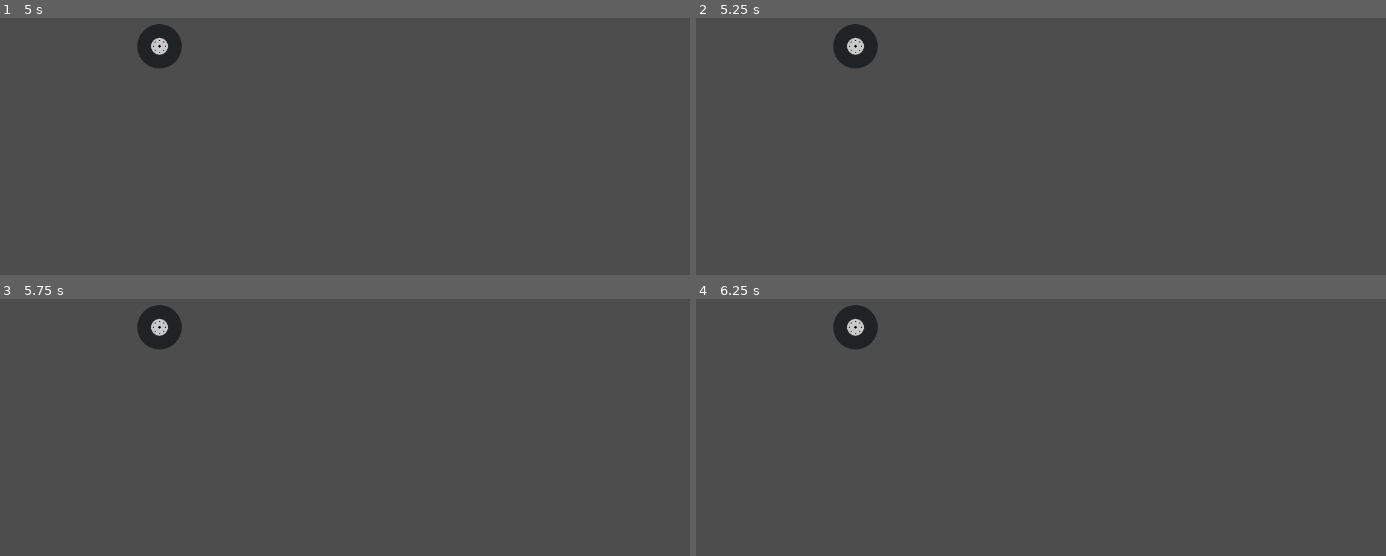
Above: before the commit, frames 1-4 (two rows, left to right).
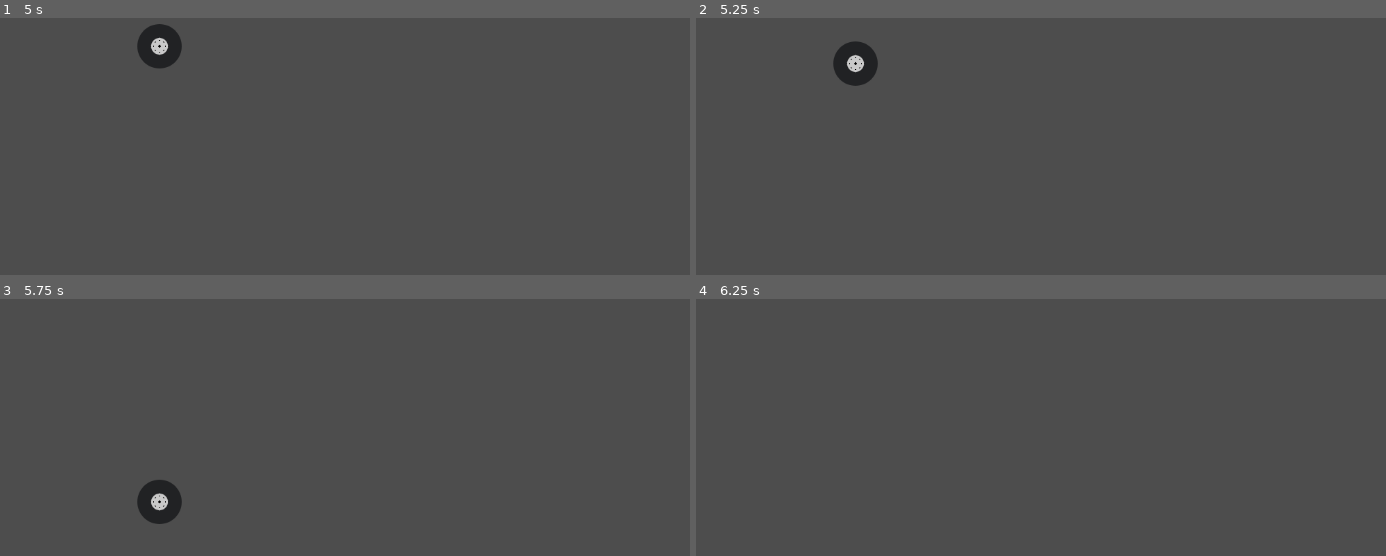
Above: after the commit, the same moments.

Repository: LiquidFun/Grandpas-Hill-Racer
Game: Godot game, scene res://levels/brutus.tscn
Same seed, same stepped clock (60 frames per second), same inputs: the game is played once before the commit and once after it.
Inputs (mouse positions are in pixels of both pictures, inside the frame that each line leads up to):
- Up to frame 1 (5 s): tap Enter (place) at 0.5, 0.6, 2.3, 4.55 s; move the mouse to (572, 89) at 0.52 s; hold E (rotate_right) 0.53-1.28 s; hold Space (pan, bound only after the commit) 0.53-1.28 s; tap Ctrl (start, bound only after the commit) at 1.25, 1.55, 2, 3.5 s; move the mouse to (241, 136) at 1.27 s; hold Q (rotate_left) 1.28-2.03 s; tap Space (pan, bound only after the commit) at 1.35, 3.05 s; move the mouse to (outside the picture) at 2.02 s; hold Ctrl (start, bound only after the commit) 2.03-2.78 s; hold E (rotate_right) 2.03-3.53 s; move the mouse to (358, 203) at 2.77 s; tap 1 (item1) at 2.85 s; move the mouse to (641, 179) at 3.52 s; hold Ctrl (start, bound only after the commit) 3.53-4.28 s; hold Q (rotate_left) from 3.53 s (still down); tap 2 (item2) at 3.6 s; tap Escape (cancel) at 4.15 s; move the mouse to (158, 46) at 4.27 s; tap 3 (item3) at 4.35 s
- Up to frame 2 (5.25 s): keep holding Q (rotate_left); tap Ctrl (start, bound only after the commit) at 5 s; move the mouse to (1137, 113) at 5.02 s; hold Space (pan, bound only after the commit) from 5.03 s (still down); tap 4 (item4) at 5.1 s
- Up to frame 3 (5.75 s): keep holding Q (rotate_left); keep holding Space (pan, bound only after the commit)
- Up to frame 4 (6.25 s): move the mouse to (outside the picture) at 5.77 s; release Q (rotate_left) at 5.78 s; release Space (pan, bound only after the commit) at 5.78 s; hold E (rotate_right) from 5.78 s (still down); tap 5 (item5) at 5.85 s; tap Ctrl (start, bound only after the commit) at 6.05 s

Frame 1 is identical in both runs. In frame 2, 1.0% of the frame differs, in the area x 19-27%, y 2-27%; in frame 3, 1.7%, in the area x 19-27%, y 2-88%; in frame 4, 0.9%.

Commit message:
add start and combine parts into car

Diff:
--- /dev/null
+++ b/entities/car/car/car.tscn
@@ -0,0 +1,4 @@
+[gd_scene format=3 uid="uid://bfc7wo5jje38e"]
+
+[node name="Car" type="RigidBody2D"]
+collision_layer = 2
--- a/entities/car/cube/cube.tscn
+++ b/entities/car/cube/cube.tscn
@@ -1,15 +1,23 @@
-[gd_scene load_steps=3 format=3 uid="uid://t7rs4seyk0y6"]
+[gd_scene load_steps=4 format=3 uid="uid://t7rs4seyk0y6"]
 
 [ext_resource type="Texture2D" uid="uid://bmrkqfb7ohanl" path="res://entities/car/cube/cube.png" id="1_jkjlb"]
+
+[sub_resource type="RectangleShape2D" id="RectangleShape2D_ilf7o"]
+size = Vector2(52, 52)
 
 [sub_resource type="RectangleShape2D" id="RectangleShape2D_u1j0s"]
 size = Vector2(64, 64)
 
 [node name="Cube" type="Area2D" groups=["car"]]
-z_index = 1
+collision_layer = 2
+collision_mask = 2
 
 [node name="Sprite2D" type="Sprite2D" parent="."]
 texture = ExtResource("1_jkjlb")
 
-[node name="CollisionShape2D" type="CollisionShape2D" parent="." groups=["car"]]
+[node name="Placement" type="CollisionShape2D" parent="."]
+shape = SubResource("RectangleShape2D_ilf7o")
+
+[node name="Collision" type="CollisionShape2D" parent="." groups=["car"]]
 shape = SubResource("RectangleShape2D_u1j0s")
+disabled = true
--- a/entities/car/plank/plank.tscn
+++ b/entities/car/plank/plank.tscn
@@ -1,15 +1,27 @@
-[gd_scene load_steps=3 format=3 uid="uid://c2j5i8uqtglgp"]
+[gd_scene load_steps=4 format=3 uid="uid://c2j5i8uqtglgp"]
 
 [ext_resource type="Texture2D" uid="uid://dm3is5d4t4wbe" path="res://entities/car/plank/plank.png" id="1_ec7ln"]
+
+[sub_resource type="RectangleShape2D" id="RectangleShape2D_gfmlg"]
+size = Vector2(26, 122)
 
 [sub_resource type="RectangleShape2D" id="RectangleShape2D_i4aeq"]
 size = Vector2(32, 128)
 
 [node name="Plank" type="Area2D" groups=["car"]]
-rotation = 1.5708
+collision_layer = 2
+collision_mask = 2
 
 [node name="Sprite2D" type="Sprite2D" parent="."]
+rotation = 1.5708
 texture = ExtResource("1_ec7ln")
 
-[node name="CollisionShape2D" type="CollisionShape2D" parent="."]
+[node name="Placement" type="CollisionShape2D" parent="."]
+rotation = 1.5708
+shape = SubResource("RectangleShape2D_gfmlg")
+
+[node name="Collision" type="CollisionShape2D" parent="."]
+position = Vector2(1.90735e-06, 4.987e-07)
+rotation = 1.5708
 shape = SubResource("RectangleShape2D_i4aeq")
+disabled = true
--- a/entities/car/wheel/wheel.tscn
+++ b/entities/car/wheel/wheel.tscn
@@ -1,15 +1,24 @@
-[gd_scene load_steps=3 format=3 uid="uid://dblt60xp5hs7f"]
+[gd_scene load_steps=4 format=3 uid="uid://dblt60xp5hs7f"]
 
 [ext_resource type="Texture2D" uid="uid://bbpso5fe6g4ks" path="res://entities/car/wheel/wheel.png" id="1_6qyhn"]
+
+[sub_resource type="CircleShape2D" id="CircleShape2D_m7rkr"]
+radius = 2.23607
 
 [sub_resource type="CircleShape2D" id="CircleShape2D_07clh"]
 radius = 32.0156
 
 [node name="Wheel" type="Area2D" groups=["car"]]
+collision_layer = 2
+collision_mask = 2
+
+[node name="Placement" type="CollisionShape2D" parent="."]
+shape = SubResource("CircleShape2D_m7rkr")
+
+[node name="Collision" type="CollisionShape2D" parent="."]
+shape = SubResource("CircleShape2D_07clh")
+disabled = true
 
 [node name="Sprite2D" type="Sprite2D" parent="."]
-z_index = 5
+z_index = 10
 texture = ExtResource("1_6qyhn")
-
-[node name="CollisionShape2D" type="CollisionShape2D" parent="."]
-shape = SubResource("CircleShape2D_07clh")
--- a/game/game_controller.gd
+++ b/game/game_controller.gd
@@ -6,16 +6,34 @@
 	preload("res://entities/car/wheel/wheel.tscn"),
 ]
 
+const CAR_SCENE = preload("res://entities/car/car/car.tscn")
+
 const ROTATE_BY = deg_to_rad(45/4.0)
 
 var selected_part: Area2D = null
 var first_part_was_placed = false
+var placed_parts = []
+var started = false
 
-func _ready():
-	pass
+@onready var camera = $Camera2D
+@onready var car = CAR_SCENE.instantiate()
 
-func _process(delta):
-	pass
+func _start():
+	if started or len(placed_parts) == 0:
+		return
+	started = true
+
+	if selected_part != null:
+		get_parent().remove_child(selected_part)
+
+	add_sibling(car)
+	for part in placed_parts:
+		get_parent().remove_child(part)
+		part.get_node("Placement").disabled = true
+		part.get_node("Collision").disabled = false
+		car.add_child(part)
+		car.add_child(part.get_node("Collision"))
+
 
 func _unhandled_input(event):
 	if Input.is_action_just_pressed("item1"):
@@ -29,13 +47,21 @@
 	if Input.is_action_just_pressed("item5"):
 		_select_part(4)
 
+	if Input.is_action_pressed("start"):
+		_start()
+
+	if Input.is_action_pressed("pan"):
+		if event is InputEventMouseMotion:
+			camera.position -= event.screen_relative
+
 	if selected_part != null:
 		if event is InputEventMouseMotion:
-			selected_part.global_position = event.position
+			selected_part.global_position = get_global_mouse_position()
 			_set_selected_part_color()
 
 		if Input.is_action_just_pressed("place") and _can_selected_part_can_be_placed():
 			selected_part.modulate = Color(1, 1, 1, 1)
+			placed_parts.append(selected_part)
 			selected_part = null
 			first_part_was_placed = true
 
@@ -65,7 +91,13 @@
 
 	selected_part = PART_SCENES[index].instantiate()
 	add_sibling(selected_part)
-	selected_part.position = get_viewport().get_mouse_position()
+	selected_part.global_position = get_global_mouse_position()
+
+	# Await 2 physics frames until updating selected part color, because otherwise
+	# the overlapping areas call does not return anything
+	await get_tree().physics_frame
+	await get_tree().physics_frame
+
 	_set_selected_part_color()
 
 func _set_selected_part_color():
--- a/game/game_controller.tscn
+++ b/game/game_controller.tscn
@@ -4,3 +4,5 @@
 
 [node name="GameController" type="Node2D"]
 script = ExtResource("1_n8moq")
+
+[node name="Camera2D" type="Camera2D" parent="."]
--- a/project.godot
+++ b/project.godot
@@ -93,6 +93,23 @@
 , Object(InputEventMouseButton,"resource_local_to_scene":false,"resource_name":"","device":-1,"window_id":0,"alt_presse …(249 unchanged characters)…
 ]
 }
+pan={
+"deadzone": 0.5,
+"events": [Object(InputEventKey,"resource_local_to_scene":false,"resource_name":"","device":-1,"window_id":0,"alt_pressed":false,"shift_pressed":false,"ctrl_pressed":false,"meta_pressed":false,"pressed":false,"keycode":0,"physical_keycode":32,"key_label":0,"unicode":32,"location":0,"echo":false,"script":null)
+, Object(InputEventMouseButton,"resource_local_to_scene":false,"resource_name":"","device":-1,"window_id":0,"alt_pressed":false,"shift_pressed":false,"ctrl_pressed":false,"meta_pressed":false,"button_mask":4,"position":Vector2(192, 9),"global_position":Vector2(201, 55),"factor":1.0,"button_index":3,"canceled":false,"pressed":true,"double_click":false,"script":null)
+]
+}
+start={
+"deadzone": 0.5,
+"events": [Object(InputEventKey,"resource_local_to_scene":false,"resource_name":"","device":-1,"window_id":0,"alt_pressed":false,"shift_pressed":false,"ctrl_pressed":false,"meta_pressed":false,"pressed":false,"keycode":0,"physical_keycode":4194326,"key_label":0,"unicode":0,"location":0,"echo":false,"script":null)
+]
+}
+
+[layer_names]
+
+2d_physics/layer_1="terrain"
+2d_physics/layer_2="car"
+2d_physics/layer_3="wheels"
 
 [rendering]
 
